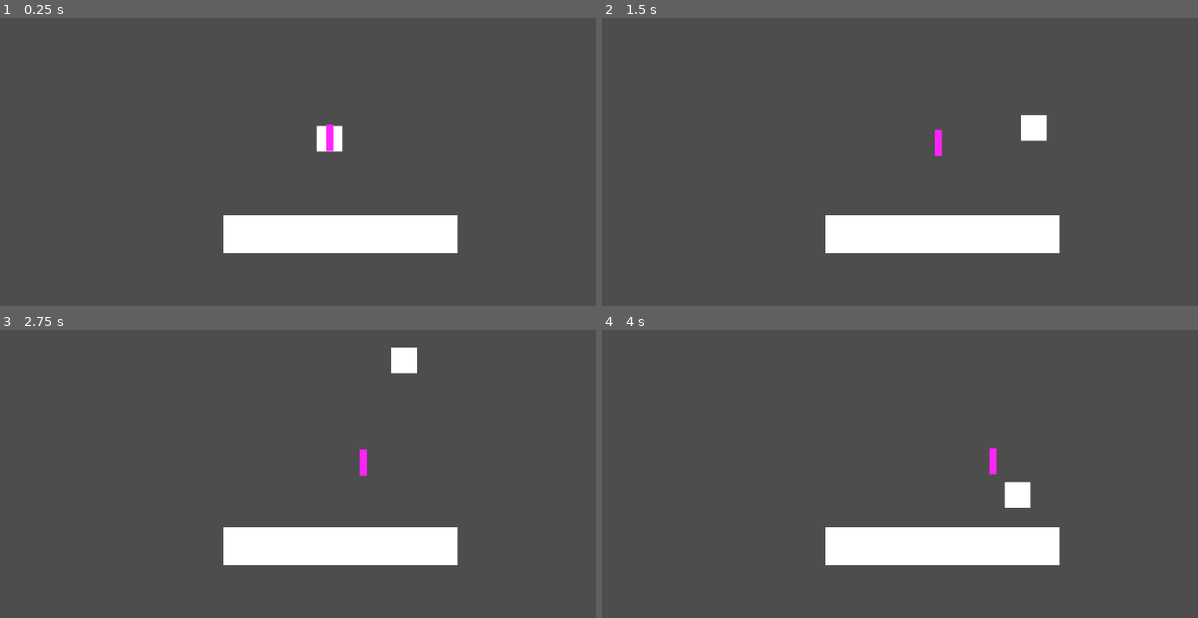
Above: before the commit, frames 1-4 (two rows, left to right).
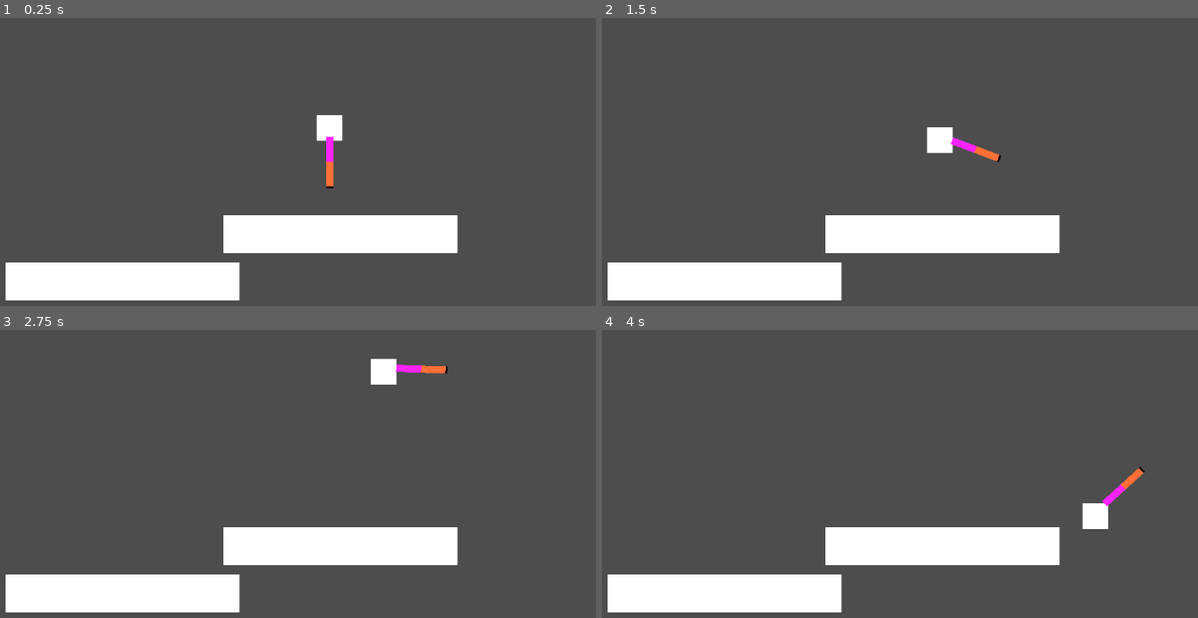
Above: after the commit, the same moments.

Repository: Quacken8/ProceduralExperiment
Game: Godot game, scene res://Main.tscn
Same seed, same stepped clock (60 frames per second), same inputs: the game is played once before the commit and once after it.
Inputs (mouse positions are in pixels of both pictures, inside the frame that each line leads up to):
- Up to frame 1 (0.25 s): no input
- Up to frame 2 (1.5 s): move the mouse to (1096, 118) at 0.52 s; hold Right (ui_right) 0.53-1.28 s; move the mouse to (780, 162) at 1.27 s; hold Left (ui_left) from 1.28 s (still down)
- Up to frame 3 (2.75 s): move the mouse to (405, 361) at 2.02 s; release Left (ui_left) at 2.03 s; hold Right (ui_right) from 2.03 s (still down)
- Up to frame 4 (4 s): move the mouse to (894, 534) at 2.77 s; move the mouse to (1156, 514) at 3.52 s; release Right (ui_right) at 3.53 s; hold Left (ui_left) from 3.53 s (still down)

The runs differ from the first frame. In frame 1, 5.7% of the frame differs, in the area x 0-58%, y 33-99%; in frame 2, 6.2%; in frame 3, 6.1%; in frame 4, 6.3%, in the area x 0-92%, y 40-99%.

Commit message:
try at ray cassting

Diff:
--- a/Character.gd
+++ b/Character.gd
@@ -1,21 +1,50 @@
 extends CharacterBody2D
 
+@onready var collisionMask = self.collision_mask
 var mousePosition = Vector2.ZERO
 var toMouse = Vector2.ZERO
 const MAXSPEED = 300
 const CLOSEST_APPROACH_SQUARED = 10
+const MAX_CHECK_ANGLE = PI/4
+const SOD = preload("res://SecondOrderDynamics.gd")
+var DynamicsHandler : SOD
+@export_range(-1,2) var f:float = 2
+@export_range(-1,2) var z:float = 2
+@export_range(-1,2) var r:float = 0
+
+@onready var hipNode = get_node("HipJoint")
+@onready var footNode = get_node("UpperLeg/LowerLeg/Foot")
+@onready var legVector = hipNode.global_position - footNode.global_position
+@onready var LEG_LENGTH = legVector.length()
 
 
-func _physics_process(_delta):
+func _ready():
+	DynamicsHandler = SOD.new(f, z, r, global_position)
+
+func _physics_process(delta):
+	mousePosition = get_global_mouse_position()
+	global_position = DynamicsHandler.UpdateViaSOD(delta, mousePosition)
+
+	var space_state = get_world_2d().direct_space_state
+
+	var checkResult = null
+	legVector = hipNode.global_position - footNode.global_position
+	var legAngle = legVector.angle()+0.5*PI
+	if legAngle > MAX_CHECK_ANGLE:
+		checkResult = checkForGround(space_state, -MAX_CHECK_ANGLE)
+	elif legAngle < -MAX_CHECK_ANGLE:
+		checkResult = checkForGround(space_state, MAX_CHECK_ANGLE)
+	if checkResult != null && not checkResult.is_empty():
+		print(checkResult)
 
 
-	# move to mouse and if close enough dont move at all
-	mousePosition = get_global_mouse_position()
-	toMouse = mousePosition-global_position
-	if toMouse.length_squared()<CLOSEST_APPROACH_SQUARED:
-		toMouse = Vector2.ZERO
-	if toMouse.length_squared()>1:
-		toMouse = toMouse.normalized()
-	velocity = toMouse*MAXSPEED
+func checkForGround(space_state, check_angle):
+	var hipPosition = hipNode.global_position
+	var checkDirection = Vector2.DOWN.rotated(-check_angle)*LEG_LENGTH
+	var query = PhysicsRayQueryParameters2D.create(hipPosition, hipPosition+checkDirection, collisionMask)
+	var result = space_state.intersect_ray(query)
 
-	move_and_slide()
+	return result
+
+func step():
+	pass
--- a/Character.tscn
+++ b/Character.tscn
@@ -23,13 +23,20 @@
 offset_bottom = 20.0
 metadata/_edit_use_anchors_ = true
 
+[node name="HipJoint" type="PinJoint2D" parent="."]
+position = Vector2(0, 17)
+node_a = NodePath("..")
+node_b = NodePath("../UpperLeg")
+
+[node name="KneeJoint" type="PinJoint2D" parent="."]
+position = Vector2(0, 55)
+node_a = NodePath("../UpperLeg")
+node_b = NodePath("../UpperLeg/LowerLeg")
+
 [node name="UpperLeg" type="CharacterBody2D" parent="."]
-position = Vector2(0, -2)
+position = Vector2(0, -6)
 collision_layer = 2
 script = ExtResource("2_j0phn")
-f = 0.076
-z = 0.076
-r = 0.133
 metadata/_edit_group_ = true
 
 [node name="ColorRect" type="ColorRect" parent="UpperLeg"]
@@ -42,3 +49,28 @@
 [node name="CollisionShape2D" type="CollisionShape2D" parent="UpperLeg"]
 position = Vector2(0.5, 40.5)
 shape = SubResource("RectangleShape2D_4f0pw")
+
+[node name="LowerLeg" type="CharacterBody2D" parent="UpperLeg"]
+position = Vector2(0, 39)
+collision_layer = 2
+metadata/_edit_group_ = true
+
+[node name="ColorRect" type="ColorRect" parent="UpperLeg/LowerLeg"]
+offset_left = -5.0
+offset_top = 20.0
+offset_right = 6.0
+offset_bottom = 61.0
+color = Color(1, 0.435294, 0.211765, 1)
+
+[node name="CollisionShape2D" type="CollisionShape2D" parent="UpperLeg/LowerLeg"]
+position = Vector2(0.5, 40.5)
+shape = SubResource("RectangleShape2D_4f0pw")
+
+[node name="Foot" type="Node2D" parent="UpperLeg/LowerLeg"]
+position = Vector2(0, 61)
+
+[node name="ColorRect" type="ColorRect" parent="UpperLeg/LowerLeg/Foot"]
+offset_left = -5.0
+offset_top = -3.0
+offset_right = 6.0
+color = Color(0, 0, 0, 1)
--- a/Main.tscn
+++ b/Main.tscn
@@ -19,5 +19,17 @@
 position = Vector2(182.5, 29.5)
 shape = SubResource("RectangleShape2D_78phq")
 
+[node name="ground2" type="StaticBody2D" parent="."]
+position = Vector2(72, 514)
+metadata/_edit_group_ = true
+
+[node name="ColorRect" type="ColorRect" parent="ground2"]
+offset_right = 364.0
+offset_bottom = 59.0
+
+[node name="CollisionShape2D" type="CollisionShape2D" parent="ground2"]
+position = Vector2(182.5, 29.5)
+shape = SubResource("RectangleShape2D_78phq")
+
 [node name="Character" parent="." instance=ExtResource("1_b03l7")]
 position = Vector2(576, 281)
--- a/UpperLeg.gd
+++ b/UpperLeg.gd
@@ -1,16 +1,9 @@
 extends CharacterBody2D
 
-const SOD = preload("res://SecondOrderDynamics.gd")
-var DynamicsHandler : SOD
-@export_range(-1,1) var f:float = 0
-@export_range(-1,1) var z:float = 0
-@export_range(-1,1) var r:float = 0
-@onready var parentNode = get_parent()
 
-func _ready():
-	DynamicsHandler = SOD.new(f, z, r, global_position)
+const ROTATION_SPEED = 2.2
 
 func _process(delta):
-	var parentPosition = parentNode.global_position
-	var parentVelocity = parentNode.velocity
-	global_position = DynamicsHandler.UpdateViaSOD(delta, parentPosition, parentVelocity)
+	var leftPressed = int(Input.is_action_pressed("ui_left"))
+	var rightPressed = int(Input.is_action_pressed("ui_right"))
+	rotate(ROTATION_SPEED*delta*(leftPressed-rightPressed))
